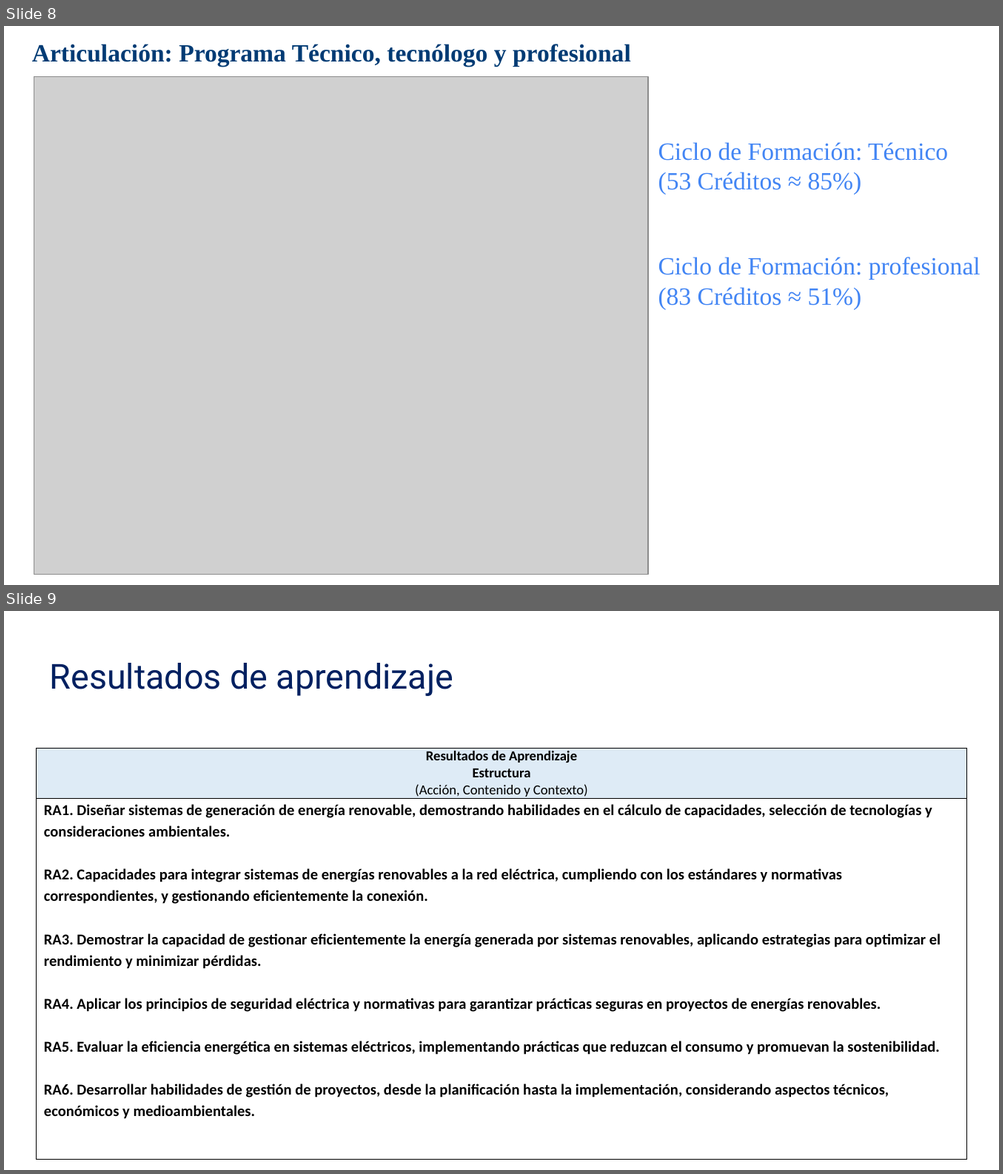
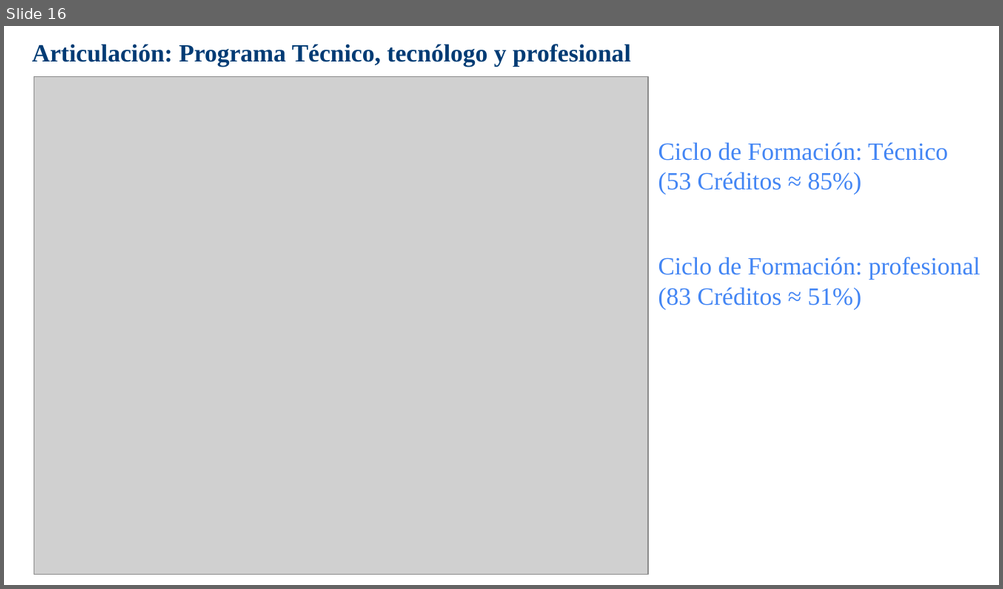
Before and after one commit to DanielVickG87/TECNOLOGIA_ELECTRICA_EN_GENERACION_Y_GESTION_EFICIENTE_DE_ENERGIAS_RENOVABLES, a slide deck: Presentación decanatura TECNOLOGÍA ELÉCTRICA EN GENERACIÓN Y GESTIÓN EFICIENTE DE ENERGÍAS RENOVABLES.pptx. Shown one above the other, each under a label of ours: slides 8 and 9 before the commit, slide 16 after it. The pictures are 1003x1174 and 1003x589 pixels, drawn with LibreOffice and Linux fonts; fonts in the diff are those of the drawing; grey boxes stand for pictures; background and template pictures are left out. Boxes give left, top, right and bottom in pixels: in the first picture for what was removed or moved away, otherwise in the second. Text is boxed around its words. In the diff, an @@ line names an element or a change of style, - is before the commit and + after.

```diff
--- a/Presentación decanatura TECNOLOGÍA ELÉCTRICA EN GENERACIÓN Y GESTIÓN EFICIENTE DE ENERGÍAS RENOVABLES.pptx
+++ b/Presentación decanatura TECNOLOGÍA ELÉCTRICA EN GENERACIÓN Y GESTIÓN EFICIENTE DE ENERGÍAS RENOVABLES.pptx
@@ slide 9 removed at bbox=[4, 611, 999, 1170], background picture (left out) @@
@@ text removed at bbox=[50, 663, 453, 696] @@
-Resultados de aprendizaje
@@ table removed at bbox=[37, 748, 967, 1149], 2 rows, 1 columns @@
-Resultados de Aprendizaje / Estructura / (Acción, Contenido y Contexto)
-RA1. Diseñar sistemas de generación de energía renovable, demostrando habilidades en el cálculo de capacidades, selección de tecnologías y consideraciones ambientales. / RA2. Capacidades para integrar sistemas de energías renovables a la red eléctrica, cumpliendo con los estándares y normativas correspondientes, y gestionando eficientemente la conexión. / RA3. Demostrar la capacidad de gestionar eficientemente la energía generada por sistemas renovables, aplicando estrategias para optimizar el rendimiento y minimizar pérdidas. / RA4. Aplicar los principios de seguridad eléctrica y normativas para garantizar prácticas seguras en proyectos de energías renovables. / RA5. Evaluar la eficiencia energética en sistemas eléctricos, implementando prácticas que reduzcan el consumo y promuevan la sostenibilidad. / RA6. Desarrollar habilidades de gestión de proyectos, desde la planificación hasta la implementación, considerando aspectos técnicos, económicos y medioambientales.
@@ what was slide 8 is now slide 16 @@
```
Also in this commit, not shown: 8 slides added, 3 other files.
